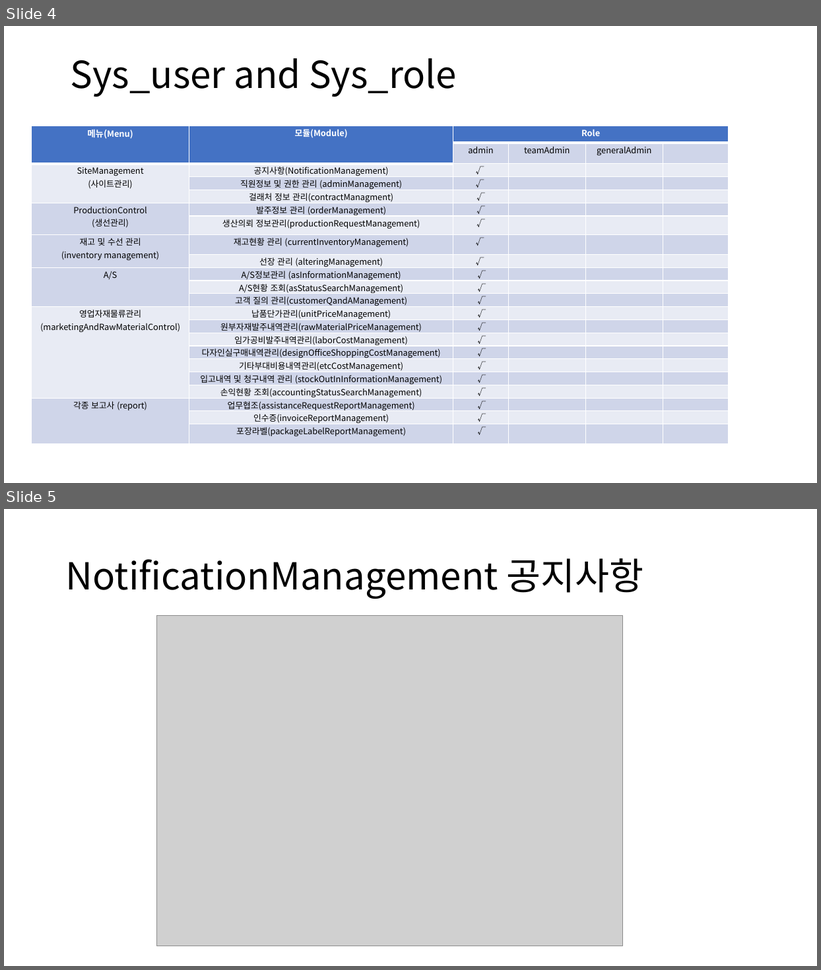
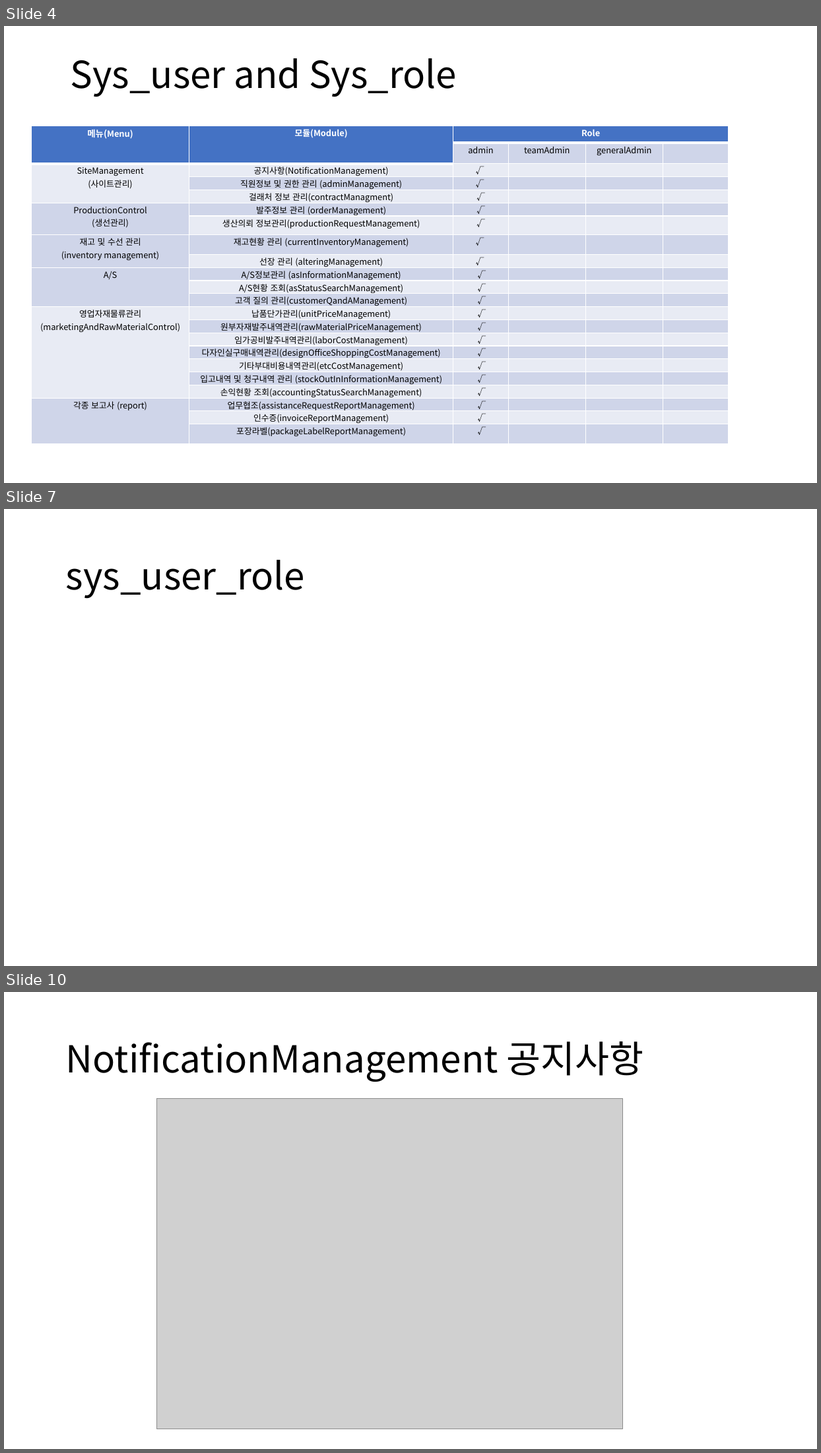
Before and after one commit to JueyingLee/kor-erp-front-public, a slide deck: documents/MiryVison-FunctionAnalysis.pptx. Shown one above the other, each under a label of ours: slides 4 and 5 before the commit, slides 4, 7 and 10 after it; the slides between them are not shown. The pictures are 821x970 and 821x1453 pixels, drawn with LibreOffice and Linux fonts; fonts in the diff are those of the drawing; grey boxes stand for pictures. Boxes give left, top, right and bottom in pixels: in the first picture for what was removed or moved away, otherwise in the second. Text is boxed around its words. In the diff, an @@ line names an element or a change of style, - is before the commit and + after.

```diff
--- a/documents/MiryVison-FunctionAnalysis.pptx
+++ b/documents/MiryVison-FunctionAnalysis.pptx
@@ slide 7 added at [4,509,817,966], background #FFFFFF @@
@@ title added at [66,560,305,599], 44 pt, text #000000 @@
+sys_user_role
@@ what was slide 5 is now slide 10 @@
```
Also in this commit, not shown: 4 other slides added, 1 other file.
